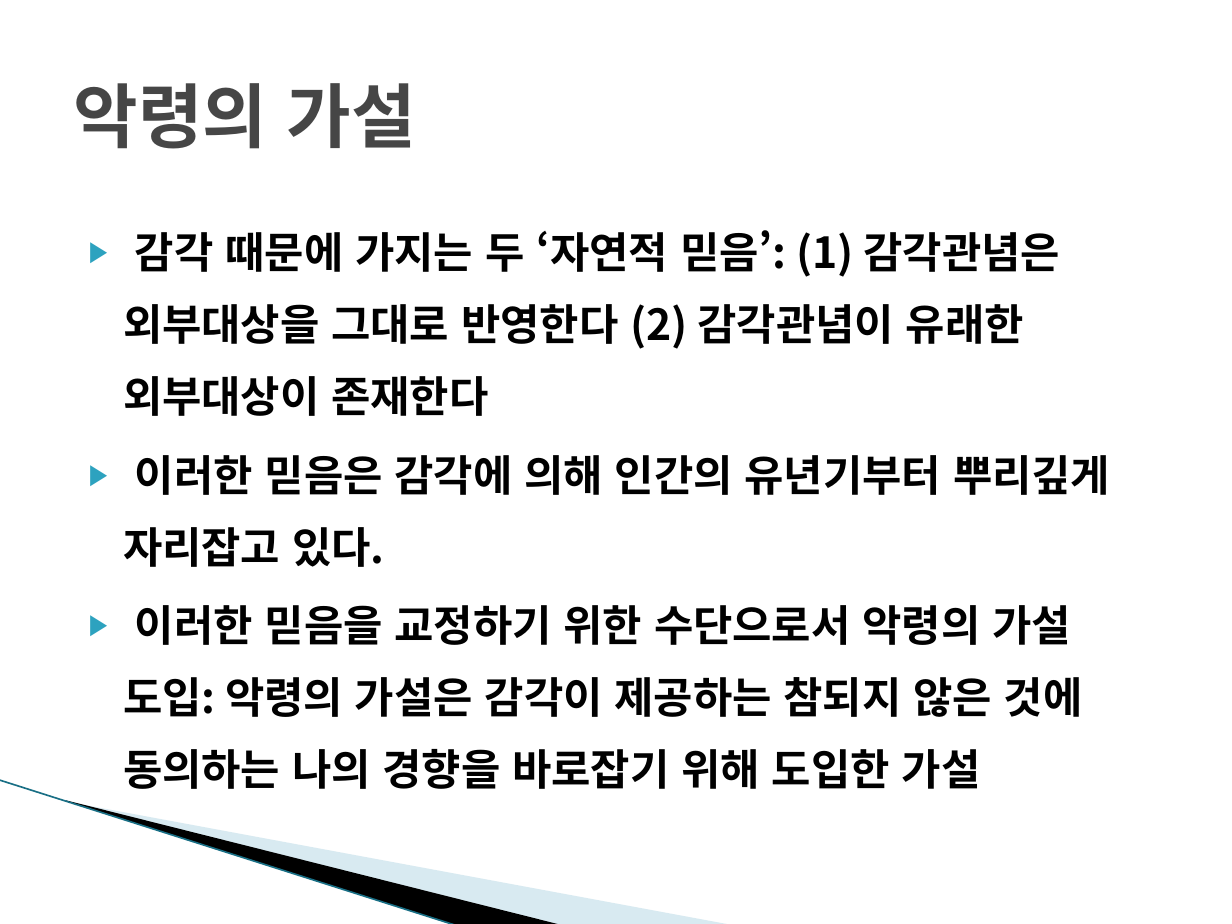
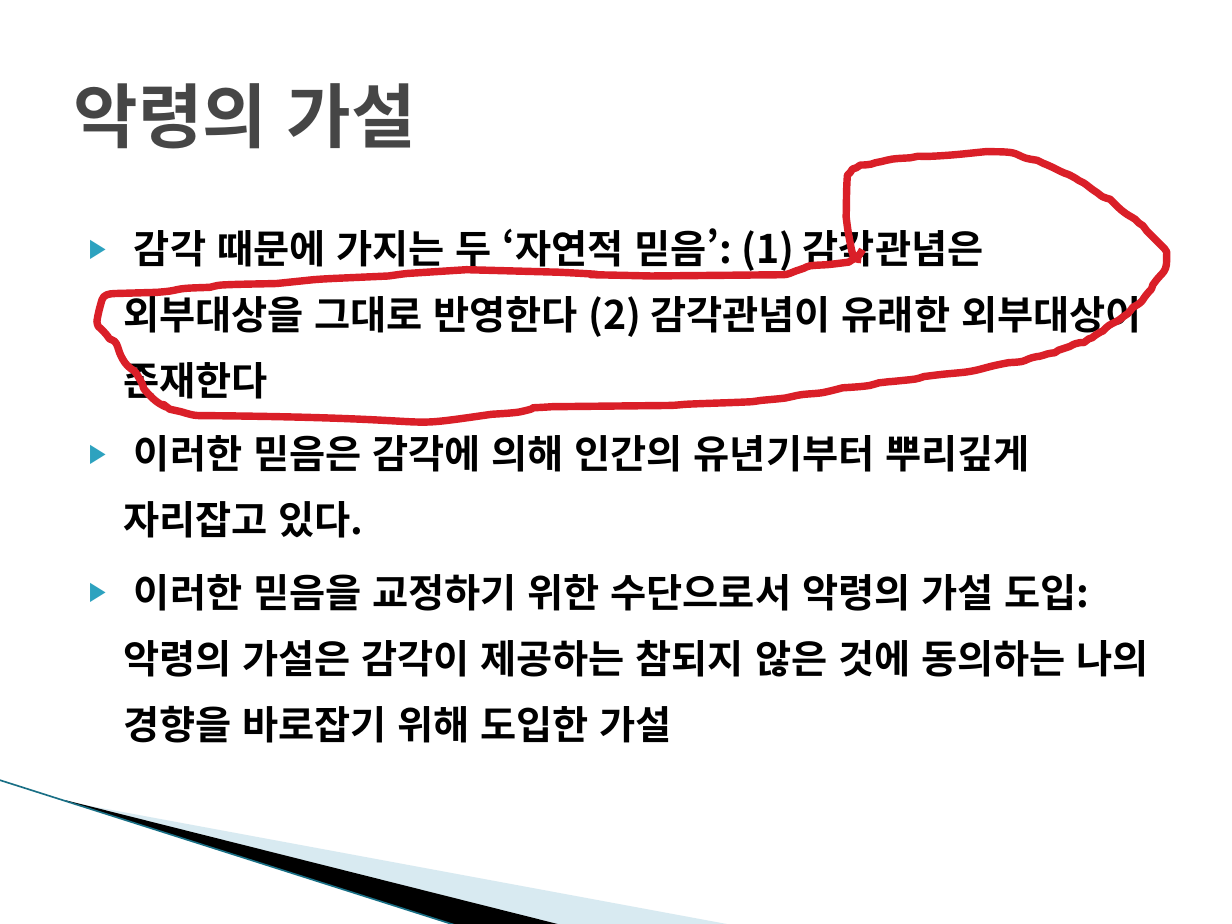
Before and after one commit to dw5450/3rd_grade_study, a slide deck: slide 19 of 윤리와철학/6주%28플라톤 데카르트 매트릭스%29.pptx. Drawn at 1232x924 pixels with LibreOffice and Linux fonts; fonts in the diff are those of the drawing; background and template pictures are left out. Boxes give left, top, right and bottom in pixels: in the first picture for what was removed or moved away, otherwise in the second. Text is boxed around its words. In the diff, an @@ line names an element or a change of style, - is before the commit and + after.

```diff
--- a/윤리와철학/6주%28플라톤 데카르트 매트릭스%29.pptx
+++ b/윤리와철학/6주%28플라톤 데카르트 매트릭스%29.pptx
@@ freeform shape added at bbox=[97, 152, 1167, 423], outline #DA1F28 4.33 pt @@
@@ text "감각 때문에 가지는 두 ‘자연적 ..." at bbox=[123, 223, 1149, 743]: size 25 to 22.9 pt @@
```
Also in this commit, not shown: 10 other slides changed, 39 other files.
